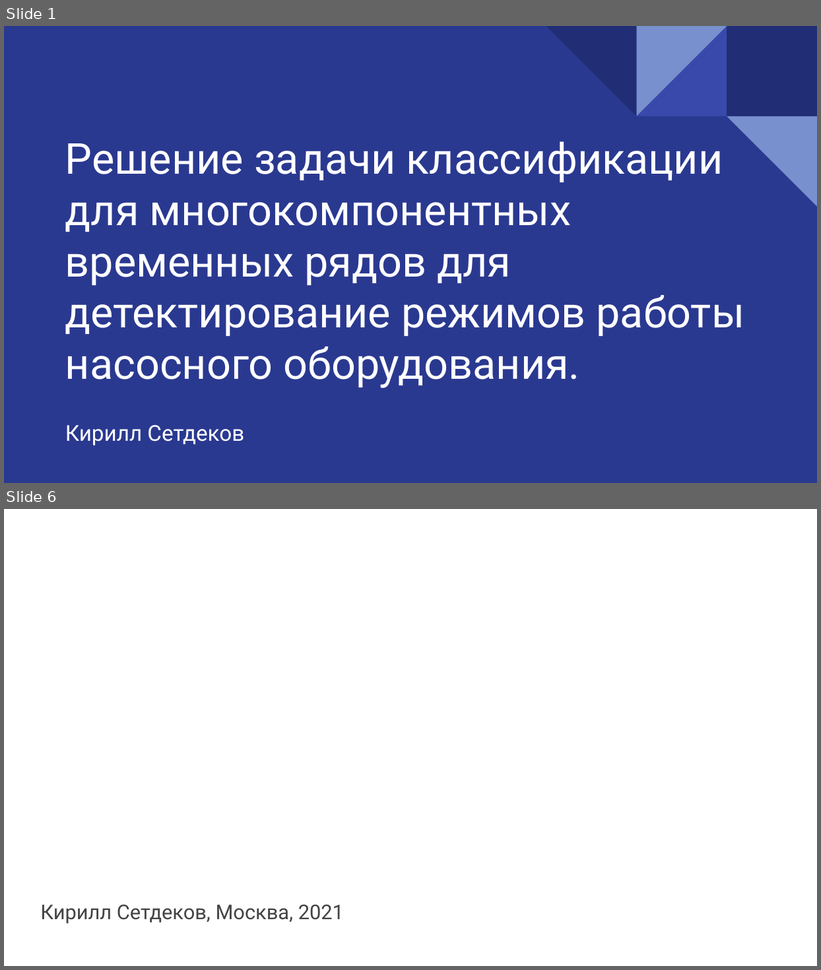
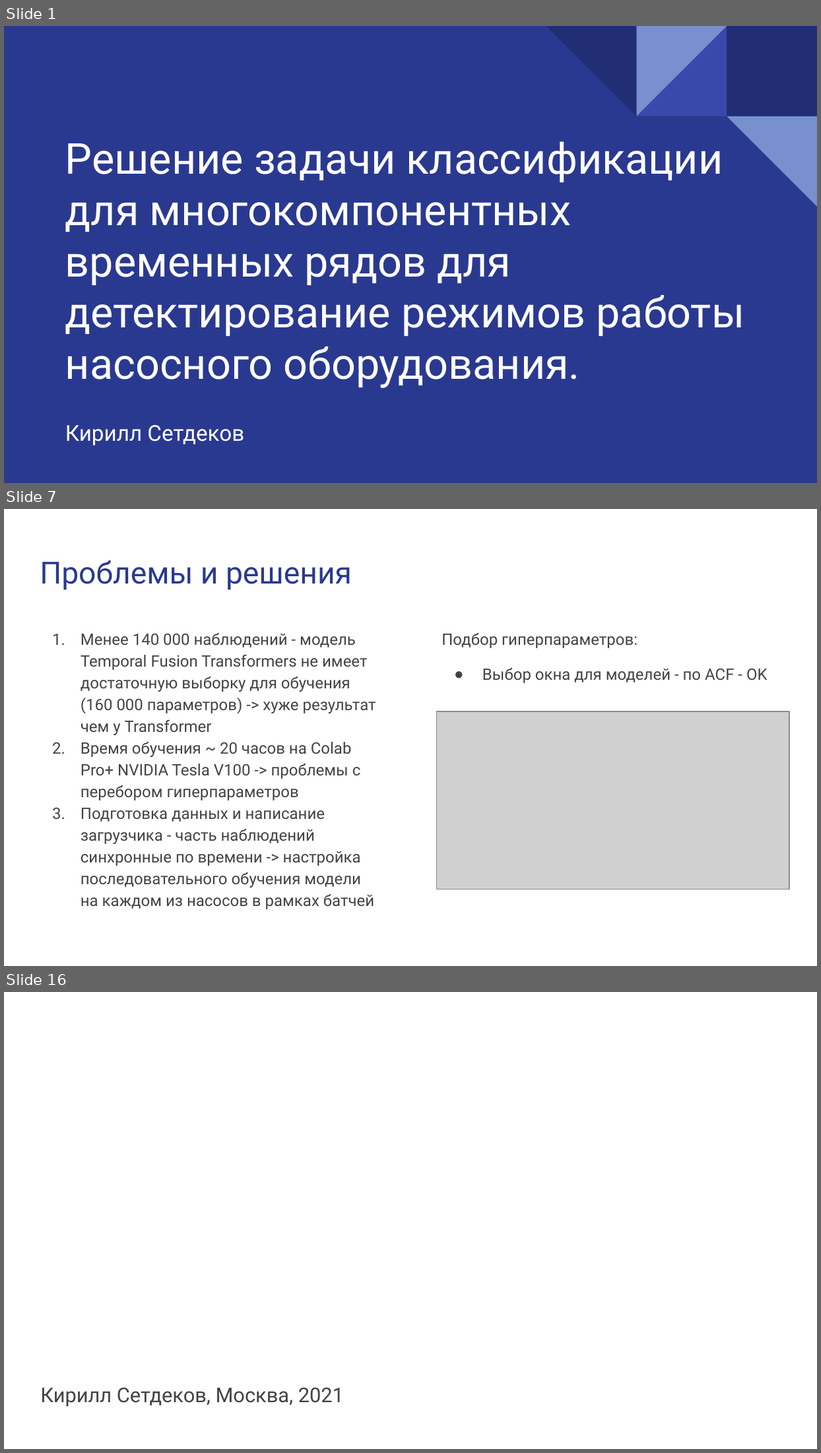
Before and after one commit to ksetdekov/ts_transformers, a slide deck: text/Предзащита.pptx. Shown one above the other, each under a label of ours: slides 1 and 6 before the commit, slides 1, 7 and 16 after it; the slides between them are not shown. The pictures are 821x970 and 821x1453 pixels, drawn with LibreOffice and Linux fonts; fonts in the diff are those of the drawing; grey boxes stand for pictures. Boxes give left, top, right and bottom in pixels: in the first picture for what was removed or moved away, otherwise in the second. Text is boxed around its words. In the diff, an @@ line names an element or a change of style, - is before the commit and + after.

```diff
--- a/text/Предзащита.pptx
+++ b/text/Предзащита.pptx
@@ slide 7 added at (4,509,817,966), background #FFFFFF @@
@@ title added at (40,560,352,590), 27 pt, text #2A3990 @@
+Проблемы и решения
@@ text added at (81,633,376,910), 14 pt, text #434343 @@
+1. Менее 140 000 наблюдений - модель Temporal Fusion Transformers не имеет достаточную выборку для обучения (160 000 параметров) -> хуже результат чем у Transformer
+2. Время обучения ~ 20 часов на Colab Pro+ NVIDIA Tesla V100 -> проблемы с перебором гиперпараметров
+3. Подготовка данных и написание загрузчика - часть наблюдений синхронные по времени -> настройка последовательного обучения модели на каждом из насосов в рамках батчей
@@ text added at (442,633,768,683), 14 pt, text #434343 @@
+Подбор гиперпараметров:
+● Выбор окна для моделей - по ACF - OK
@@ picture added at (436,712,789,890) @@
@@ what was slide 6 is now slide 16 @@
```
Also in this commit, not shown: 1 slide changed, 12 other slides added, 3 slides removed, 14 other files.
